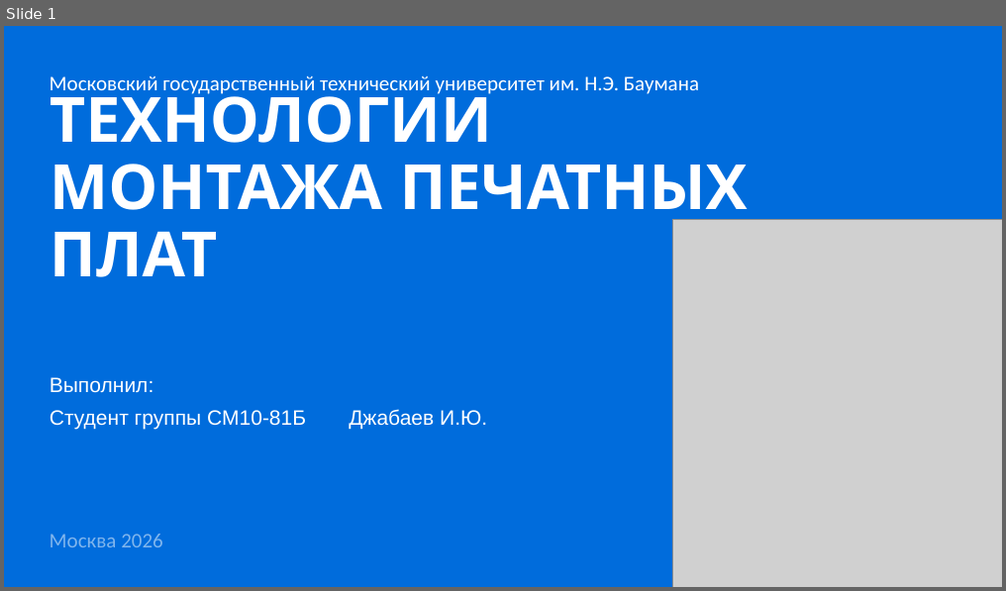
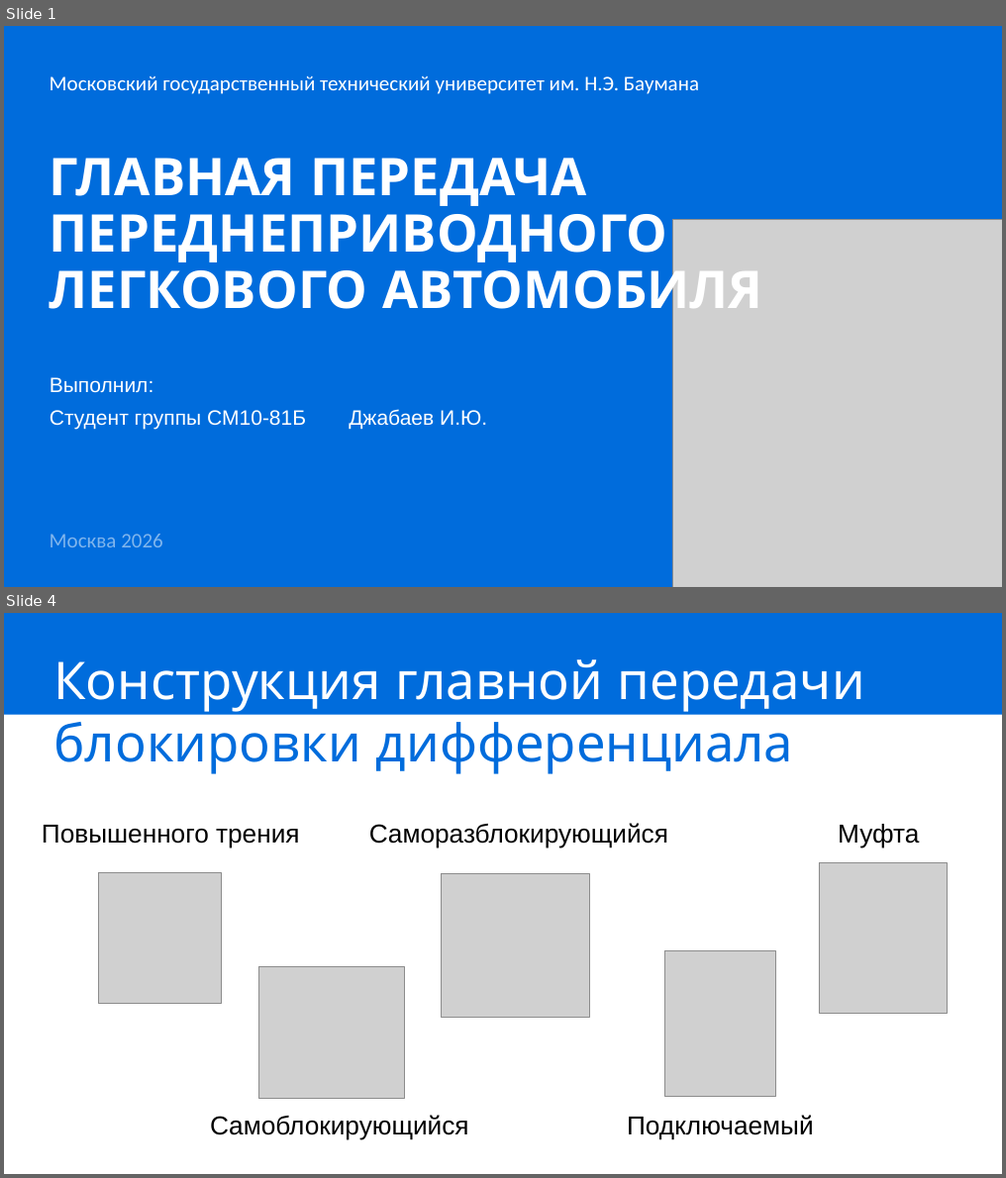
Before and after one commit to IbrahimDzheby/Diplom, a slide deck: НИРС2/Защита.pptx. Shown one above the other, each under a label of ours: slide 1 before the commit, slides 1 and 4 after it; the slides between them are not shown. The pictures are 1006x591 and 1006x1178 pixels, drawn with LibreOffice and Linux fonts; fonts in the diff are those of the drawing; grey boxes stand for pictures. Boxes give left, top, right and bottom in pixels: in the first picture for what was removed or moved away, otherwise in the second. Text is boxed around its words. In the diff, an @@ line names an element or a change of style, - is before the commit and + after.

```diff
--- a/НИРС2/Защита.pptx
+++ b/НИРС2/Защита.pptx
@@ slide 4 added at [4, 613, 1002, 1174], background #FFFFFF @@
@@ rectangle added at [4, 613, 1002, 715], fill #006CDC @@
@@ title added at [54, 660, 865, 774], 50 pt, text #FFFFFF @@
+Конструкция главной передачи
+блокировки дифференциала
@@ text added at [42, 825, 299, 849], 25 pt, text #000000 @@
+Повышенного трения
@@ text added at [369, 823, 668, 849], 25 pt, text #000000 @@
+Саморазблокирующийся
@@ text added at [838, 824, 919, 849], 25 pt, text #000000 @@
+Муфта
@@ picture added at [98, 872, 222, 1003] @@
@@ picture added at [442, 874, 589, 1018] @@
@@ picture added at [819, 863, 947, 1014] @@
@@ picture added at [259, 967, 405, 1099] @@
@@ picture added at [664, 952, 776, 1096] @@
@@ text added at [210, 1115, 469, 1141], 25 pt, text #000000 @@
+Самоблокирующийся
@@ text added at [627, 1115, 814, 1141], 25 pt, text #000000 @@
+Подключаемый
@@ slide 1 changed as well @@
@@ title at [50, 158, 763, 322]: text changed; size 60 to 50 pt @@
-ТЕХНОЛОГИИ МОНТАЖА ПЕЧАТНЫХ ПЛАТ
+ГЛАВНАЯ ПЕРЕДАЧА
+ПЕРЕДНЕПРИВОДНОГО
+ЛЕГКОВОГО АВТОМОБИЛЯ
```
Also in this commit, not shown: 10 other slides added, 10 slides removed, 20 other files.
